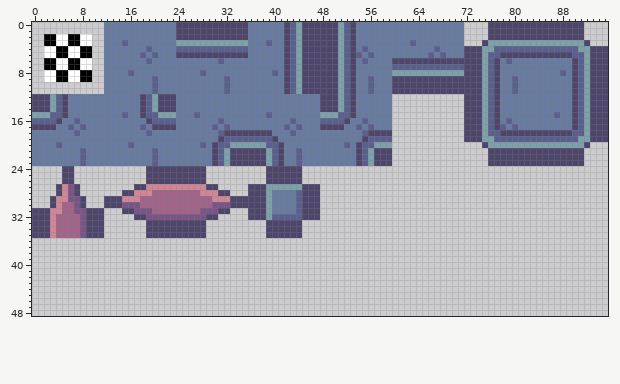
Sprite sheet, stored at TowerOfDreams/tilesets/tTileset/output_tileset.png. Above: the version before the commit.
The file is 96x96 pixels. Shown: x 0..95, y 0..48.
And afterwards:
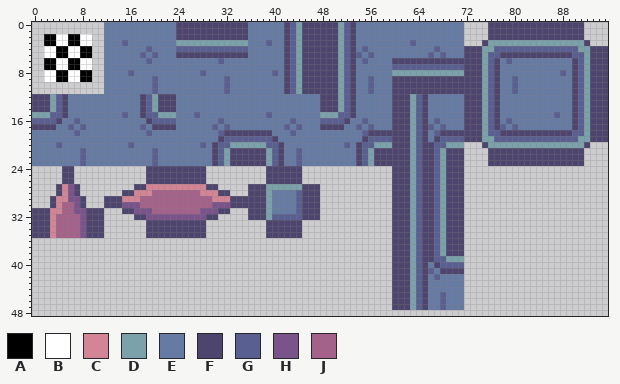
Palette (. is transparent): A #000000  B #ffffff  C #d38595  D #7ba1ab  E #657ba3  F #4d456d  G #5a5f92  H #795389  J #a4628a
Edits made:
@@ x 58..73 @@
 11 EEFFFFFFFFFFFFFF
-12 EE............FF
-13 EE............FF
-14 EE............FF
-15 EE............FF
-16 EE............FF
-17 EE............FF
-18 FF............FF
-19 GG............FF
-20 DD..............
-21 FF..............
-22 FF..............
-23 FF..............
-24 ................
-25 ................
-26 ................
-27 ................
-28 ................
-29 ................
-30 ................
-31 ................
-32 ................
-33 ................
-34 ................
-35 ................
-36 ................
-37 ................
-38 ................
-39 ................
-40 ................
-41 ................
-42 ................
-43 ................
-44 ................
-45 ................
-46 ................
-47 ................
+12 EEFFFDGFEEEEEEFF
+13 EEFFFDGFEEEEEEFF
+14 EEFFFDGFEEEEEEFF
+15 EEFFFDGFEEEEEEFF
+16 EEFFFDGFEGEEEEFF
+17 EEFFFDGFGEGEEEFF
+18 FFFFFDGFEGFFFFFF
+19 GGFFFDGFEFGGGGFF
+20 DDFFFDGFFGGDDD..
+21 FFFFFDGFFGDFFF..
+22 FFFFFDGFFGDFFF..
+23 FFFFFDGFFGDFFF..
+24 ..FFFDGFFGDFFF..
+25 ..FFFDGFFGDFFF..
+26 ..FFFDGFFGDFFF..
+27 ..FFFDGFFGDFFF..
+28 ..FFFDGFFGDFFF..
+29 ..FFFDGFFGDFFF..
+30 ..FFFDGFFGDFFF..
+31 ..FFFDGFFGDFFF..
+32 ..FFFDGFFGDFFF..
+33 ..FFFDGFFGDFFF..
+34 ..FFFDGFFGDFFF..
+35 ..FFFDGFFGDFFF..
+36 ..FFFDGFFGDFFF..
+37 ..FFFDGFFGDFFF..
+38 ..FFFDGFFGDFFF..
+39 ..FFFDGFFGGDDD..
+40 ..FFFDGFEFGGGG..
+41 ..FFFDGFGEFFFF..
+42 ..FFFDGFEGEEEE..
+43 ..FFFDGFEEEEEE..
+44 ..FFFDGFEEEEEE..
+45 ..FFFDGFEEGEEE..
+46 ..FFFDGFEEGEEE..
+47 ..FFFDGFEEGEEE..
 48 ................
Where, in picture pixels (left, top, right, bottom), the same in both pictures:
added: (392, 94, 464, 310)
